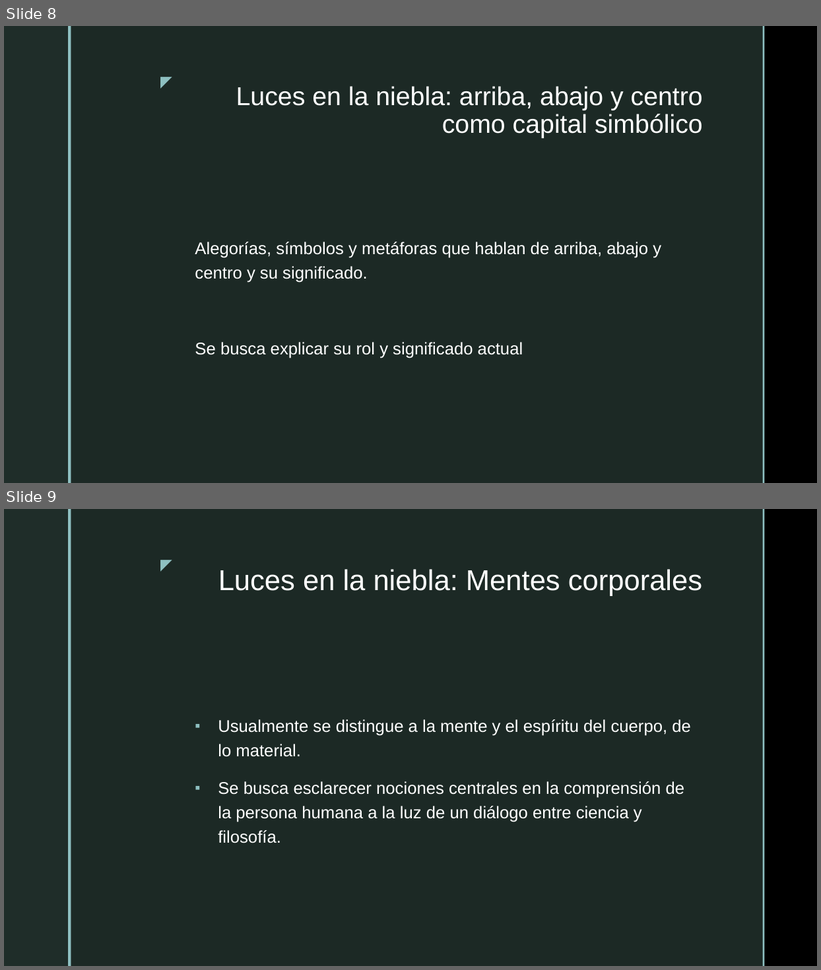
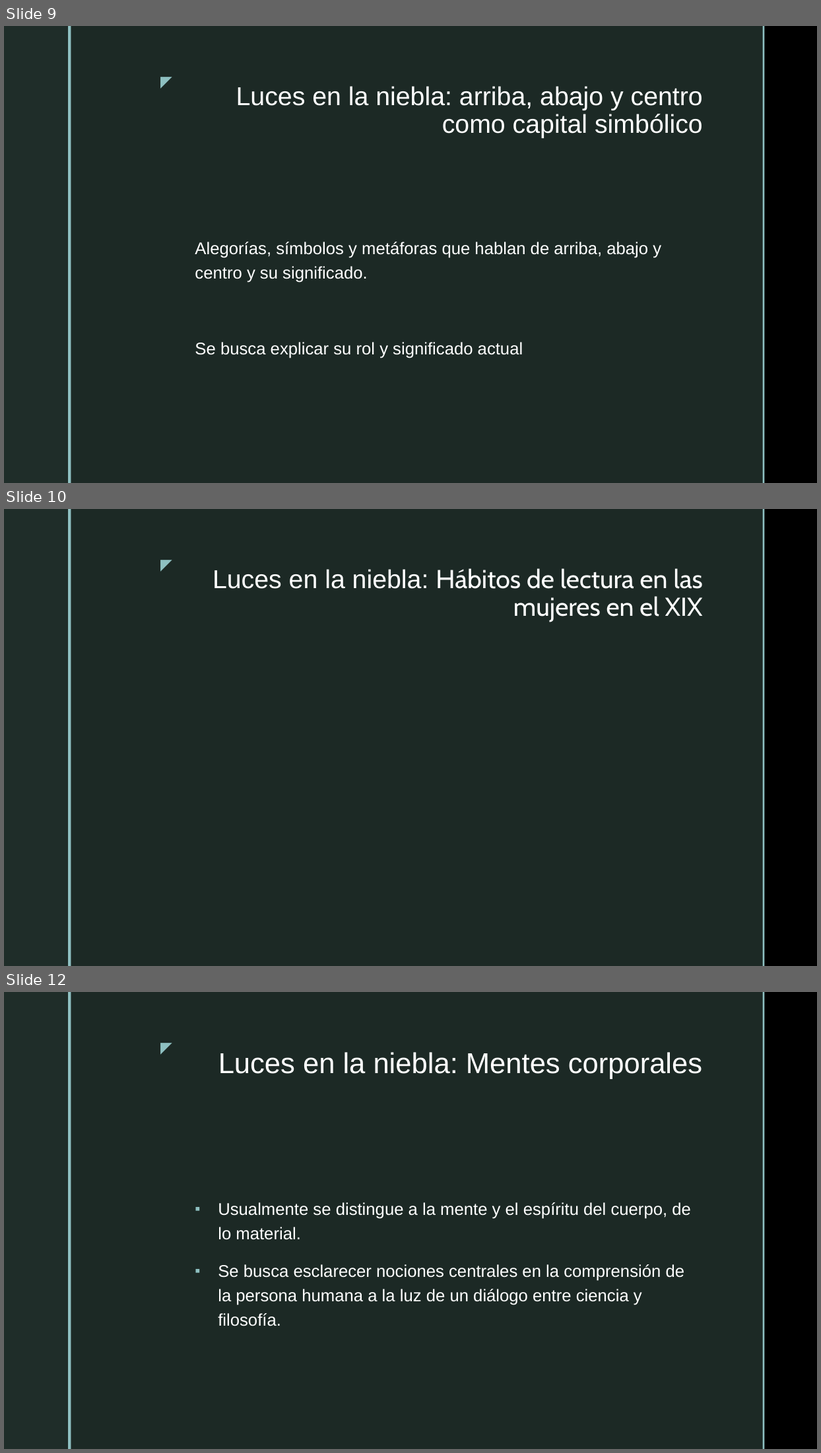
Before and after one commit to jcunisabana/philandfilm, a slide deck: luces en la niebla.pptx. Shown one above the other, each under a label of ours: slides 8 and 9 before the commit, slides 9, 10 and 12 after it; the slides between them are not shown. The pictures are 821x970 and 821x1453 pixels, drawn with LibreOffice and Linux fonts; fonts in the diff are those of the drawing; background and template pictures are left out. Boxes give left, top, right and bottom in pixels: in the first picture for what was removed or moved away, otherwise in the second. Text is boxed around its words. In the diff, an @@ line names an element or a change of style, - is before the commit and + after.

```diff
--- a/luces en la niebla.pptx
+++ b/luces en la niebla.pptx
@@ slide 10 added at box(4, 509, 817, 966), background picture (left out); not listed: 5 template elements that a slide beside it also shows @@
@@ title added at box(213, 568, 703, 623), 30.6 pt, text #FFFFFF @@
+Luces en la niebla: Hábitos de lectura en las mujeres en el XIX
@@ what was slide 8 is now slide 9 @@
@@ what was slide 9 is now slide 12 @@
```
Also in this commit, not shown: 1 slide changed, 1 other slide added.
